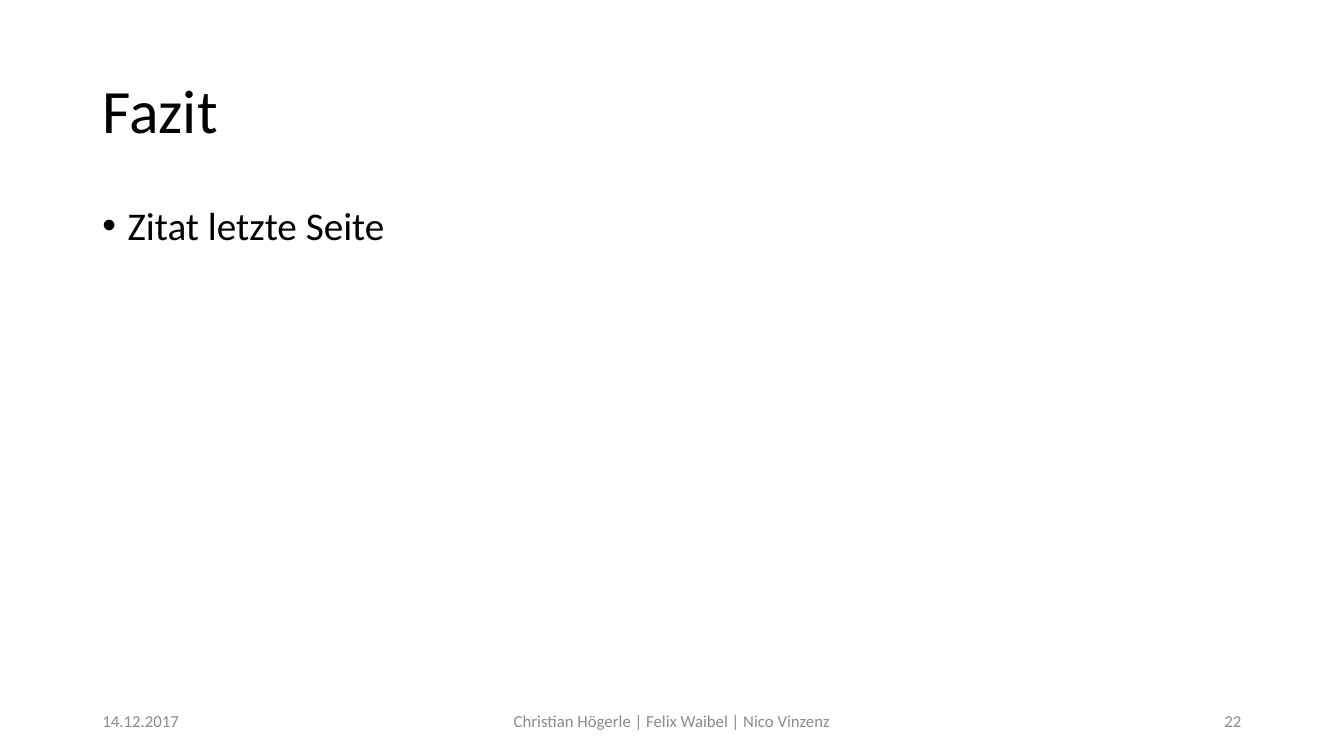
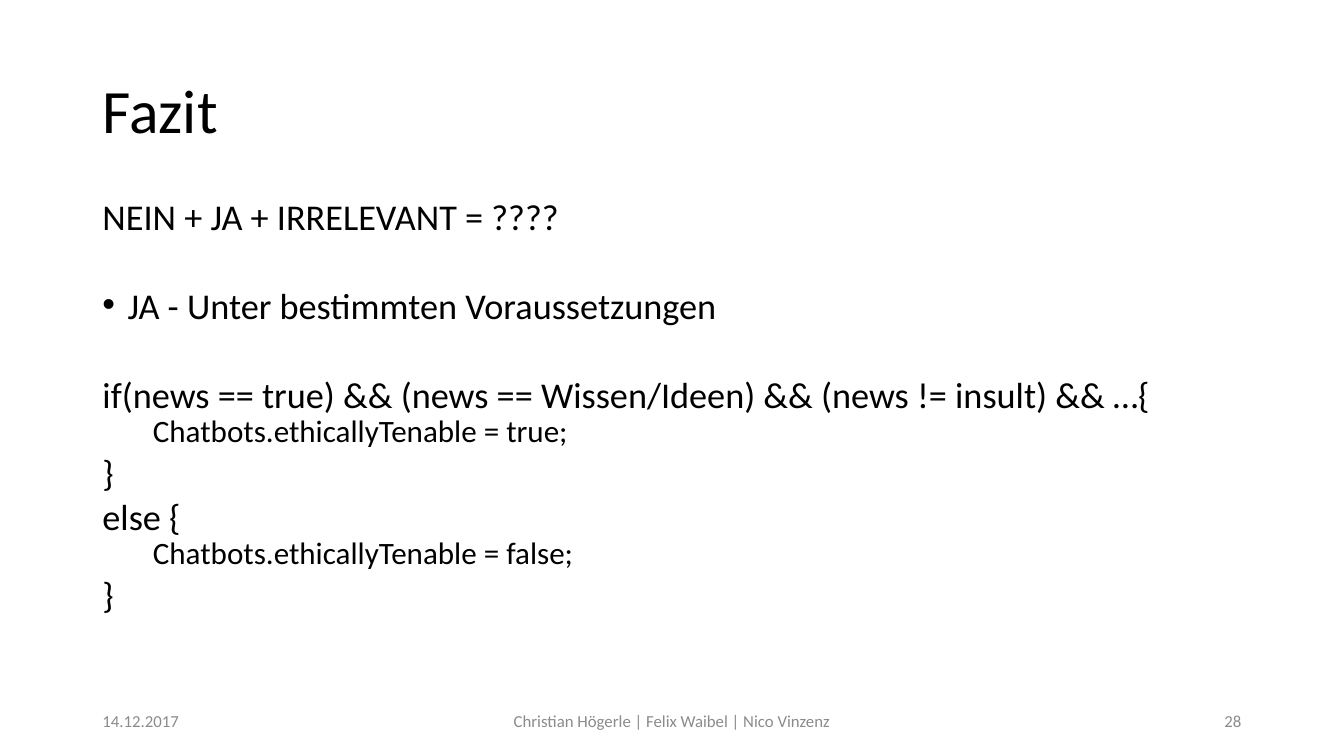
Before and after one commit to Fewa93/Berufsethik, a slide deck: slide 28 of Präsentation/Berufsethik.pptx (slide 22 before the commit). Drawn at 1344x756 pixels with LibreOffice and Linux fonts; fonts in the diff are those of the drawing. Boxes give left, top, right and bottom in pixels: in the first picture for what was removed or moved away, otherwise in the second. Text is boxed around its words. In the diff, an @@ line names an element or a change of style, - is before the commit and + after.

Commit message:
Präse: Platon, Abwägung und Fazit

```diff
--- a/Präsentation/Berufsethik.pptx
+++ b/Präsentation/Berufsethik.pptx
@@ text at <box>102,206,1047,569</box>: text changed; size 28 to 25.9 pt @@
-• Zitat letzte Seite
+NEIN + JA + IRRELEVANT = ????
+• JA - Unter bestimmten Voraussetzungen
+if(news == true) && (news == Wissen/Ideen) && (news != insult) && …{
+  Chatbots.ethicallyTenable = true;
+}
+else {
+  Chatbots.ethicallyTenable = false;
+}
@@ page number at <box>1224,715,1241,727</box>: text changed @@
-22
+28
```
Also in this commit, not shown: 2 other slides changed, 7 slides added, 13 other files.
